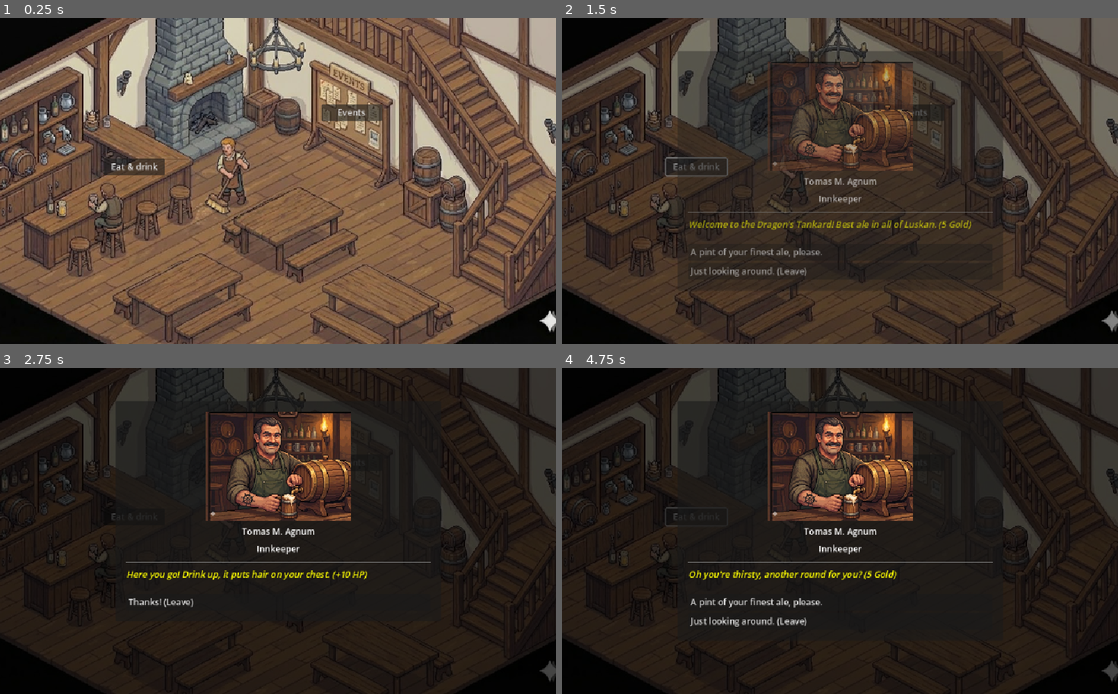
Above: before the commit, frames 1-4 (two rows, left to right).
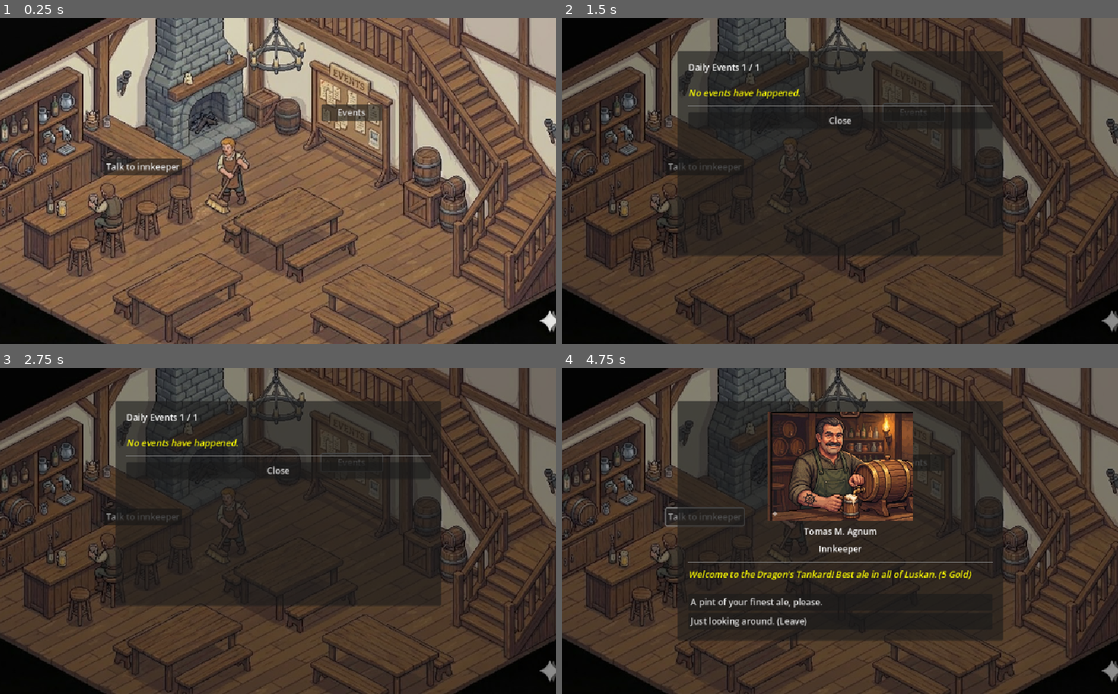
Above: after the commit, the same moments.

Repository: Plata101/Arena-In-Luskan-Godot
Game: Godot game, scene res://scenes/tavern.tscn
Two runs of this game, one before a commit and one after it. Both use one fixed random seed, a clock stepped at 60 frames per second and the inputs below. This scene is started directly instead of the project's main scene.
Inputs (mouse positions are in pixels of both pictures, inside the frame that each line leads up to):
- Up to frame 1 (0.25 s): no input
- Up to frame 2 (1.5 s): click "Events" at 0.5 s; click "Eat & drink" (after the commit: "Talk to innkeeper") at 1.25 s
- Up to frame 3 (2.75 s): click (278, 602) at 2 s, where only the run before the commit has a clickable "A pint of your finest ale, pl…"
- Up to frame 4 (4.75 s): click (840, 602) at 2.75 s, where only the run before the commit has a clickable "Thanks! (Leave)"; click "Events" at 3.5 s; click "Eat & drink" (after the commit: "Talk to innkeeper") at 4.25 s

The runs differ from the first frame. In frame 1, 0.3% of the frame differs, in the area x 19-33%, y 43-49%; in frame 2, 11%; in frame 3, 61%, in the area x 0-100%, y 0-100%; in frame 4, 49%.

Commit message:
Restructored sprites

Diff:
--- a/scenes/dialogue_overlay.tscn
+++ b/scenes/dialogue_overlay.tscn
@@ -16,7 +16,7 @@
 anchor_bottom = 1.0
 grow_horizontal = 2
 grow_vertical = 2
-color = Color(0, 0, 0, 0.705882)
+color = Color(0, 0, 0, 0.392157)
 
 [node name="ModalBox" type="PanelContainer" parent="."]
 anchors_preset = 5
--- /dev/null
+++ b/scenes/event_modal.tscn
@@ -0,0 +1,68 @@
+[gd_scene load_steps=2 format=3 uid="uid://dr252q6714x3p"]
+
+[ext_resource type="Script" uid="uid://d3isu70874ynd" path="res://scripts/event_modal.gd" id="1_gd8v0"]
+
+[node name="EventModal" type="CanvasLayer"]
+script = ExtResource("1_gd8v0")
+
+[node name="BackgroundDarkener" type="ColorRect" parent="."]
+anchors_preset = 15
+anchor_right = 1.0
+anchor_bottom = 1.0
+grow_horizontal = 2
+grow_vertical = 2
+color = Color(0, 0, 0, 0.392157)
+
+[node name="ModalBox" type="PanelContainer" parent="BackgroundDarkener"]
+layout_mode = 1
+anchors_preset = 5
+anchor_left = 0.5
+anchor_right = 0.5
+offset_left = -300.0
+offset_top = 60.0
+offset_right = 300.0
+offset_bottom = 437.0
+grow_horizontal = 2
+
+[node name="MarginContainer" type="MarginContainer" parent="BackgroundDarkener/ModalBox"]
+layout_mode = 2
+theme_override_constants/margin_left = 20
+theme_override_constants/margin_top = 20
+theme_override_constants/margin_right = 20
+theme_override_constants/margin_bottom = 20
+
+[node name="MainColumn" type="VBoxContainer" parent="BackgroundDarkener/ModalBox/MarginContainer"]
+layout_mode = 2
+theme_override_constants/separation = 10
+
+[node name="HeaderBox" type="HBoxContainer" parent="BackgroundDarkener/ModalBox/MarginContainer/MainColumn"]
+layout_mode = 2
+
+[node name="TitleLabel" type="Label" parent="BackgroundDarkener/ModalBox/MarginContainer/MainColumn/HeaderBox"]
+layout_mode = 2
+text = "Daily Events"
+
+[node name="CounterLabel" type="Label" parent="BackgroundDarkener/ModalBox/MarginContainer/MainColumn/HeaderBox"]
+unique_name_in_owner = true
+layout_mode = 2
+text = "1 / 3"
+horizontal_alignment = 2
+
+[node name="HSeparator" type="HSeparator" parent="BackgroundDarkener/ModalBox/MarginContainer/MainColumn"]
+layout_mode = 2
+
+[node name="EventText" type="RichTextLabel" parent="BackgroundDarkener/ModalBox/MarginContainer/MainColumn"]
+unique_name_in_owner = true
+custom_minimum_size = Vector2(80, 0)
+layout_mode = 2
+bbcode_enabled = true
+text = "Well met, how about another round of beer to start the conversation?"
+fit_content = true
+
+[node name="HSeparator2" type="HSeparator" parent="BackgroundDarkener/ModalBox/MarginContainer/MainColumn"]
+layout_mode = 2
+
+[node name="BtnNext" type="Button" parent="BackgroundDarkener/ModalBox/MarginContainer/MainColumn"]
+unique_name_in_owner = true
+layout_mode = 2
+text = "Next"
--- a/scenes/tavern.tscn
+++ b/scenes/tavern.tscn
@@ -49,7 +49,7 @@
 offset_top = 258.0
 offset_right = 303.0
 offset_bottom = 289.0
-text = "Eat & drink"
+text = "Talk to innkeeper"
 
 [node name="BtnRumors" type="Button" parent="."]
 unique_name_in_owner = true
--- a/scripts/GameManager.gd
+++ b/scripts/GameManager.gd
@@ -30,30 +30,32 @@
 var maxDays: int = 100
 var beers_drank_today: int = 0
 
+# Sammelt alle Events des aktuellen Tages
+var daily_events: Array[Dictionary] = []
+
 # Inventory
-
 var shop_inventory: Array = [
 	# --- WAFFEN ---
-	{"name": "Dagger", "type": "Strength", "bonus": 1, "price": 5, "icon": "res://assets/sprites/dagger.png"},
-	{"name": "Shortsword", "type": "Strength", "bonus": 2, "price": 10, "icon": "res://assets/sprites/sword.png"},
-	{"name": "Axe", "type": "Strength", "bonus": 2, "price": 8, "icon": "res://assets/sprites/axe.png"},
-	{"name": "Pike", "type": "Strength", "bonus": 3, "price": 20, "icon": "res://assets/sprites/pike.png"},
-	{"name": "Morningstar", "type": "Strength", "bonus": 3, "price": 25, "icon": "res://assets/sprites/morningstar.png"},
+	{"name": "Dagger", "type": "Strength", "bonus": 1, "price": 5, "icon": "res://assets/sprites/items/dagger.png"},
+	{"name": "Shortsword", "type": "Strength", "bonus": 2, "price": 10, "icon": "res://assets/sprites/items/sword.png"},
+	{"name": "Axe", "type": "Strength", "bonus": 2, "price": 8, "icon": "res://assets/sprites/items/axe.png"},
+	{"name": "Pike", "type": "Strength", "bonus": 3, "price": 20, "icon": "res://assets/sprites/items/pike.png"},
+	{"name": "Morningstar", "type": "Strength", "bonus": 3, "price": 25, "icon": "res://assets/sprites/items/morningstar.png"},
 
 	# --- ARMOR ---
-	{"name": "Cloth Doublet", "type": "Armor", "bonus": 1, "price": 15, "icon": "res://assets/sprites/studded.png"},
-	{"name": "Leather Armor", "type": "Armor", "bonus": 2, "price": 25, "icon": "res://assets/sprites/leather.png"},
-	{"name": "Chainmail", "type": "Armor", "bonus": 3, "price": 35, "icon": "res://assets/sprites/chain.png"},
-	{"name": "Scale Mail", "type": "Armor", "bonus": 4, "price": 50, "icon": "res://assets/sprites/scale.png"},
-	{"name": "Plate Armor", "type": "Armor", "bonus": 5, "price": 100, "icon": "res://assets/sprites/plate.png"},
-	{"name": "Plate Armor2", "type": "Armor", "bonus": 5, "price": 100, "icon": "res://assets/sprites/plate.png"}
+	{"name": "Cloth Doublet", "type": "Armor", "bonus": 1, "price": 15, "icon": "res://assets/sprites/items/studded.png"},
+	{"name": "Leather Armor", "type": "Armor", "bonus": 2, "price": 25, "icon": "res://assets/sprites/items/leather.png"},
+	{"name": "Chainmail", "type": "Armor", "bonus": 3, "price": 35, "icon": "res://assets/sprites/items/chain.png"},
+	{"name": "Scale Mail", "type": "Armor", "bonus": 4, "price": 50, "icon": "res://assets/sprites/items/scale.png"},
+	{"name": "Plate Armor", "type": "Armor", "bonus": 5, "price": 100, "icon": "res://assets/sprites/items/plate.png"},
+	{"name": "Plate Armor2", "type": "Armor", "bonus": 5, "price": 100, "icon": "res://assets/sprites/items/plate.png"}
 ]
 
 # Player Inventory
 var inventory: Array = [
-	{"name": "Healing Potion", "type": "Potion", "bonus": 20, "price": 100, "icon": "res://assets/sprites/potion_blue.png"},
-	{"name": "Mysterious Ring", "type": "Trinket", "bonus": 2, "price": 100, "icon": "res://assets/sprites/ring_ruby.png"},
-	{"name": "Letter", "type": "Misc", "bonus": 0, "price": 0, "icon": "res://assets/sprites/scroll.png"},
+	{"name": "Healing Potion", "type": "Potion", "bonus": 20, "price": 100, "icon": "res://assets/sprites/items/potion_blue.png"},
+	{"name": "Mysterious Ring", "type": "Trinket", "bonus": 2, "price": 100, "icon": "res://assets/sprites/items/ring_ruby.png"},
+	{"name": "Letter", "type": "Misc", "bonus": 0, "price": 0, "icon": "res://assets/sprites/items/scroll.png"},
 ]
 
 var currentEnemy = {} # Hier speichern wir das ausgewählte Monster vor dem Szenenwechsel
--- a/scripts/arenaPrep.gd
+++ b/scripts/arenaPrep.gd
@@ -22,9 +22,9 @@
 		"hp": 20,
 		"damage": 3,
 		"reward_gold": 10,
-		"icon": "res://assets/sprites/goblin.png", # Pfad anpassen!
-		"weapon": "res://assets/sprites/dagger.png", # Beispielpfad!
-		"armor": "res://assets/sprites/leather.png",
+		"icon": "res://assets/sprites/monsters/goblin.png", # Pfad anpassen!
+		"weapon": "res://assets/sprites/items/dagger.png", # Beispielpfad!
+		"armor": "res://assets/sprites/items/leather.png",
 		"loot_chance": 0.3, # 30% Chance das zu droppen
 		"min_level": 1, # Optional: Erst ab Level X sichtbar
 		"description": "A small but sneaky thief lurking in the shadows. He would rather steal than fight."
@@ -35,9 +35,9 @@
 		"hp": 45,
 		"damage": 6,
 		"reward_gold": 25,
-		"icon": "res://assets/sprites/orc.png",
-		"weapon": "res://assets/sprites/axe.png",
-		"armor": "res://assets/sprites/plate.png",
+		"icon": "res://assets/sprites/monsters/orc.png",
+		"weapon": "res://assets/sprites/items/axe.png",
+		"armor": "res://assets/sprites/items/plate.png",
 		"loot_chance": 0.3, # 30% Chance das zu droppen
 		"min_level": 1,
 		"description": "A brutal soldier of the Horde. His axe is rusty, but deadly. He smells like old cheese and violence."
@@ -48,9 +48,9 @@
 		"hp": 200,
 		"damage": 12,
 		"reward_gold": 100,
-		"icon": "res://assets/sprites/troll.png",
-		"weapon": "res://assets/sprites/claw.png",
-		"armor": "res://assets/sprites/scale.png",
+		"icon": "res://assets/sprites/monsters/troll.png",
+		"weapon": "res://assets/sprites/items/claw.png",
+		"armor": "res://assets/sprites/items/scale.png",
 		"loot_chance": 0.3, # 30% Chance das zu droppen
 		"min_level": 1,
 		"description": "A massive monster from the depths. His skin is as hard as stone. Only the bravest dare approach him."
--- a/scripts/battle.gd
+++ b/scripts/battle.gd
@@ -81,7 +81,7 @@
 		load_slot(heroWeaponIcon, GameManager.equipped_weapon["icon"])
 	else:
 		# Nichts ausgerüstet? Lade die Faust! (Achte auf den richtigen Pfad)
-		load_slot(heroWeaponIcon, "res://assets/sprites/fist.png")
+		load_slot(heroWeaponIcon, "res://assets/sprites/items/fist.png")
 
 	# RÜSTUNG LADEN
 	if GameManager.equipped_armor != null:
@@ -89,7 +89,7 @@
 		load_slot(heroArmorIcon, GameManager.equipped_armor["icon"])
 	else:
 		# Nichts ausgerüstet? Slot leeren! (oder ein Standard-Hemd laden)
-		load_slot(heroArmorIcon, "res://assets/sprites/no_armor.png")
+		load_slot(heroArmorIcon, "res://assets/sprites/items/no_armor.png")
 
 	# 4. Kampf vorbereiten
 	if GameManager.currentEnemy:
--- a/scripts/dialogues.gd
+++ b/scripts/dialogues.gd
@@ -48,6 +48,14 @@
 			GameManager.currentGold -= 5
 			GameManager.playerHp += 10
 			GameManager.beers_drank_today += 1
+			GameManager.daily_events.append({
+						"text": "While you were drinking, a thief stole 10 Gold from your pocket!",
+						"effect": func(): GameManager.currentGold -= 10
+					})
+			GameManager.daily_events.append({
+						"text": "Rumors say the King brought a new monster to the arena...",
+						# Hier könntest du später einen Boss freischalten!
+					})
 			if GameManager.playerHp > GameManager.playerMaxHp:
 				GameManager.playerHp = GameManager.playerMaxHp
 			if GameManager.main_node and GameManager.main_node.has_method("update_ui"):
@@ -76,7 +84,8 @@
 				"next_node": "end",
 				# Optional: Den normalen "Tschüss"-Button verstecken, wenn man betrunken ist
 				"condition": func(): return GameManager.beers_drank_today < 2
-			}
+			},
+
 		]
 	},
 	"ale": {
--- /dev/null
+++ b/scripts/event_modal.gd
@@ -0,0 +1,69 @@
+extends CanvasLayer
+
+@onready var counterLabel = %CounterLabel
+@onready var eventText = %EventText
+@onready var btnNext = %BtnNext
+
+var current_events: Array[Dictionary] = []
+var current_index: int = 0
+
+func _ready():
+	for child in get_children():
+		if child is CanvasItem:
+			child.modulate.a = 0.0
+			var tween = create_tween()
+			tween.tween_property(child, "modulate:a", 1.0, 0.3)
+	if btnNext:
+		btnNext.pressed.connect(_on_next_pressed)
+
+# Wird von außen (z.B. der Taverne) aufgerufen, um das Modal zu starten
+func setup(events_to_show: Array[Dictionary]):
+	current_events = events_to_show
+	current_index = 0
+	show_current_event()
+
+func show_current_event():
+	# Wenn wir alle Events durch haben, schließen wir das Modal
+	if current_index >= current_events.size():
+		close_modal()
+		return
+
+	var ev = current_events[current_index]
+
+	# 1. Text und Zähler aktualisieren
+	eventText.text = "[color=yellow][i]" + ev["text"] + "[/i][/color]"
+	counterLabel.text = str(current_index + 1) + " / " + str(current_events.size())
+
+	# 2. Button-Text anpassen (beim letzten Event steht "Close" statt "Next")
+	if current_index == current_events.size() - 1:
+		btnNext.text = "Close"
+	else:
+		btnNext.text = "Next"
+
+	# 3. EFFEKT AUSFÜHREN! (Gibt Gold, zieht HP ab, etc.)
+	if ev.has("effect"):
+		var effect_func = ev["effect"]
+		effect_func.call()
+
+		# Optional: UI sofort updaten, damit man z.B. den Gold-Verlust live sieht
+		if GameManager.main_node and GameManager.main_node.has_method("update_ui"):
+			GameManager.main_node.update_ui()
+
+func _on_next_pressed():
+	current_index += 1
+	show_current_event()
+
+func close_modal():
+	# Liste im GameManager leeren
+	GameManager.daily_events.clear()
+
+	# --- NEU: FADE OUT EFFEKT ---
+	var tween = create_tween()
+
+	for child in get_children():
+		if child is CanvasItem:
+			# parallel() sorgt dafür, dass alle Elemente gleichzeitig ausfaden
+			tween.parallel().tween_property(child, "modulate:a", 0.0, 0.2)
+
+	# Wenn die Animation fertig ist, löschen wir das Fenster
+	tween.tween_callback(queue_free)
--- a/scripts/tavern.gd
+++ b/scripts/tavern.gd
@@ -14,8 +14,8 @@
 # Achtung: Pfade prüfen (jpg vs png), aber wenn es vorher ging, passt das.
 var img_day = preload("res://assets/sprites/tavern-day-bg.jpg")
 var img_night = preload("res://assets/sprites/tavern-night-bg.jpg")
-
 var dialogue_scene = preload("res://scenes/dialogue_overlay.tscn")
+var event_modal_scene = preload("res://scenes/event_modal.tscn")
 
 func _ready():
 	# WICHTIG: Achte darauf, dass das Signal korrekt verbunden ist
@@ -28,6 +28,9 @@
 
 	if btnBartender:
 		btnBartender.pressed.connect(_on_bartender_pressed)
+
+	if btnEvents:
+		btnEvents.pressed.connect(_on_btn_events_pressed)
 
 	# Start-Check: Wir rufen direkt die neue Funktion auf
 	update_ui()
@@ -89,16 +92,39 @@
 
 
 func _on_btn_sleep_pressed():
-	# 1. Gold prüfen und abziehen
-	if GameManager.currentGold >= 10:
-		GameManager.currentGold -= 10
+	if GameManager.daily_events.size() > 0:
+		# Modal öffnen und zwingen, sie zu lesen!
+		openModal()
+	else:
+		# 1. Gold prüfen und abziehen
+		if GameManager.currentGold >= 10:
+			GameManager.currentGold -= 10
 
-	GameManager.beers_drank_today = 0
+		GameManager.beers_drank_today = 0
 
-	# WICHTIG: Hier NUR den Effekt starten.
-	# Keine Variablen wie "is_night" ändern! Das macht das Main-Script für uns.
-	if GameManager.main_node:
-		GameManager.main_node.play_sleep_effect()
+		# WICHTIG: Hier NUR den Effekt starten.
+		# Keine Variablen wie "is_night" ändern! Das macht das Main-Script für uns.
+		if GameManager.main_node:
+			GameManager.main_node.play_sleep_effect()
 
+		else:
+			print("Nicht genug Gold!")
+
+func _on_btn_events_pressed():
+	print("Show event")
+	openModal()
+
+
+func openModal():
+	var modal = event_modal_scene.instantiate()
+	add_child(modal)
+
+	# Prüfen, ob wir echte Events haben
+	if GameManager.daily_events.size() > 0:
+		modal.setup(GameManager.daily_events)
 	else:
-		print("Nicht genug Gold!")
+		# Dummy-Liste erstellen, wenn keine Events da sind
+		var empty_event_list: Array[Dictionary] = [
+			{ "text": "No events have happened." }
+		]
+		modal.setup(empty_event_list)
Renamed: assets/sprites/axe.png -> assets/sprites/items/axe.png
Not shown, changed: assets/sprites/items/axe.png.import
Renamed: assets/sprites/chain.png -> assets/sprites/items/chain.png
Not shown, changed: assets/sprites/items/chain.png.import
Renamed: assets/sprites/claw.png -> assets/sprites/items/claw.png
Not shown, changed: assets/sprites/items/claw.png.import
Renamed: assets/sprites/dagger.png -> assets/sprites/items/dagger.png
Not shown, changed: assets/sprites/items/dagger.png.import
Renamed: assets/sprites/fist.png -> assets/sprites/items/fist.png
Not shown, changed: assets/sprites/items/fist.png.import
Renamed: assets/sprites/leather.png -> assets/sprites/items/leather.png
Not shown, changed: assets/sprites/items/leather.png.import
(and 29 more such lines)
